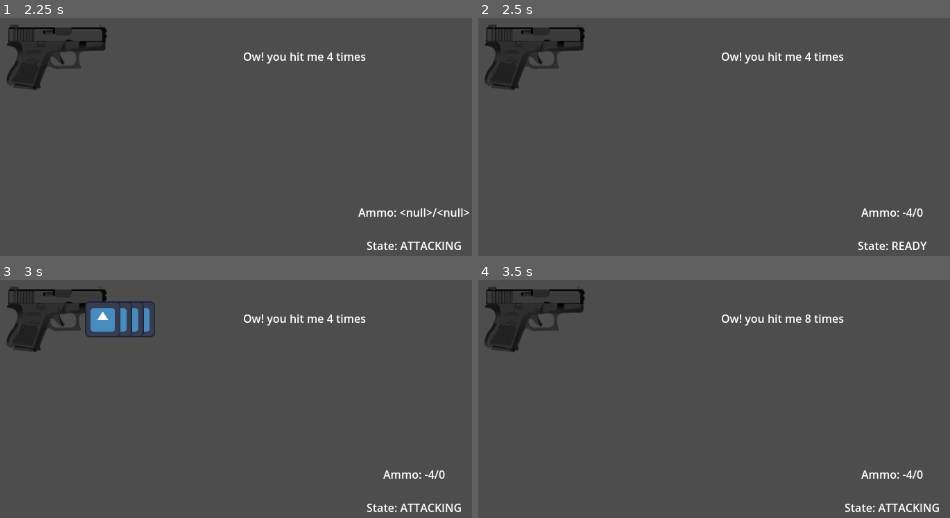
Above: before the commit, frames 1-4 (two rows, left to right).
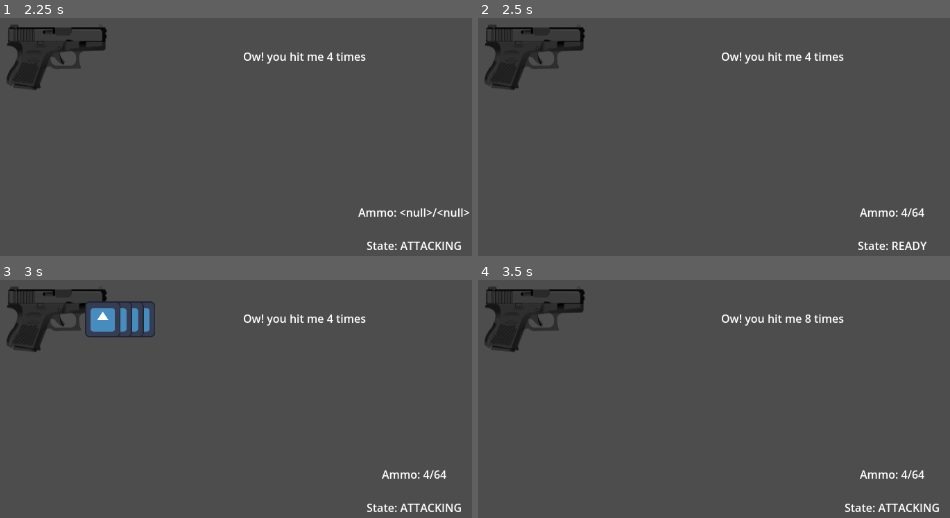
Above: after the commit, the same moments.

Repository: Sparrowworks/Vanguard
Game: Godot game, scene res://test_scene/test_ranged/test_ranged.tscn
The game is run twice, just before and just after one commit, with the same random seed, the same clock (stepped at 60 frames per second) and the same inputs. This scene is started directly instead of the project's main scene. The engine's default icon, where the game draws it, is replaced by a stand-in: a white triangle on a blue panel in a dark square.
Inputs (mouse positions are in pixels of both pictures, inside the frame that each line leads up to):
- Up to frame 1 (2.25 s): tap Enter at 0.5, 2 s; move the mouse to (250, 29) at 0.52 s; tap E (equip) at 0.6, 2.1 s; tap Space at 1.25 s; move the mouse to (outside the picture) at 1.27 s; click (outside the picture) at 1.35 s; move the mouse to (outside the picture) at 2.02 s
- Up to frame 2 (2.5 s): no input
- Up to frame 3 (3 s): tap Space at 2.75 s; move the mouse to (33, 403) at 2.77 s; click (33, 403) at 2.85 s
- Up to frame 4 (3.5 s): no input

Frame 1 is identical in both runs. In frame 2, 0.3% of the frame differs, in the area x 80-95%, y 79-84%; in frame 3, 0.3%; in frame 4, 0.3%.

Commit message:
removed pistol base stats

Diff:
--- a/weapons/pistol/base_pistol_stats.tres
+++ /dev/null
@@ -1,12 +0,0 @@
-[gd_resource type="Resource" script_class="RangedStatKit" load_steps=2 format=3 uid="uid://6kstk7m6ja3s"]
-
-[ext_resource type="Script" uid="uid://b2638got4cc3t" path="res://blueprints/kit/ranged_stat_kit.gd" id="1_vjv2v"]
-
-[resource]
-script = ExtResource("1_vjv2v")
-kit_name = "pistol_stats"
-mag_size_modifier = 8
-max_ammo_modifier = 64
-reload_time_modifier = 1.0
-reload_time_empty_modifier = 1.5
-fire_rate_modifier = 1
--- a/weapons/pistol/pistol.tscn
+++ b/weapons/pistol/pistol.tscn
@@ -1,14 +1,17 @@
-[gd_scene load_steps=6 format=3 uid="uid://cdg3qi6f4n7vf"]
+[gd_scene load_steps=5 format=3 uid="uid://cdg3qi6f4n7vf"]
 
 [ext_resource type="Texture2D" uid="uid://ixaj1hwn1vsa" path="res://weapons/pistol/pistol.png" id="1_ie44i"]
 [ext_resource type="Script" uid="uid://b4wnayamtohrw" path="res://weapons/pistol/pistol.gd" id="1_mpj23"]
 [ext_resource type="PackedScene" uid="uid://dmge3gix20vuv" path="res://weapons/pistol/emissions/pistol_noise.tscn" id="2_2gra5"]
-[ext_resource type="Resource" uid="uid://6kstk7m6ja3s" path="res://weapons/pistol/base_pistol_stats.tres" id="2_nv260"]
 [ext_resource type="PackedScene" uid="uid://b3e6i42bqdrf2" path="res://weapons/pistol/emissions/pistol_bullet.tscn" id="3_xdnxl"]
 
 [node name="Pistol" type="Sprite2D" groups=["ranged"]]
 texture = ExtResource("1_ie44i")
 script = ExtResource("1_mpj23")
-base_stats = ExtResource("2_nv260")
 field = ExtResource("2_2gra5")
 projectile = ExtResource("3_xdnxl")
+max_ammo = 64
+mag_size = 8
+refill_rate_empty = 0.5
+attack_rate = 1.0
+refill_rate = 1.0
